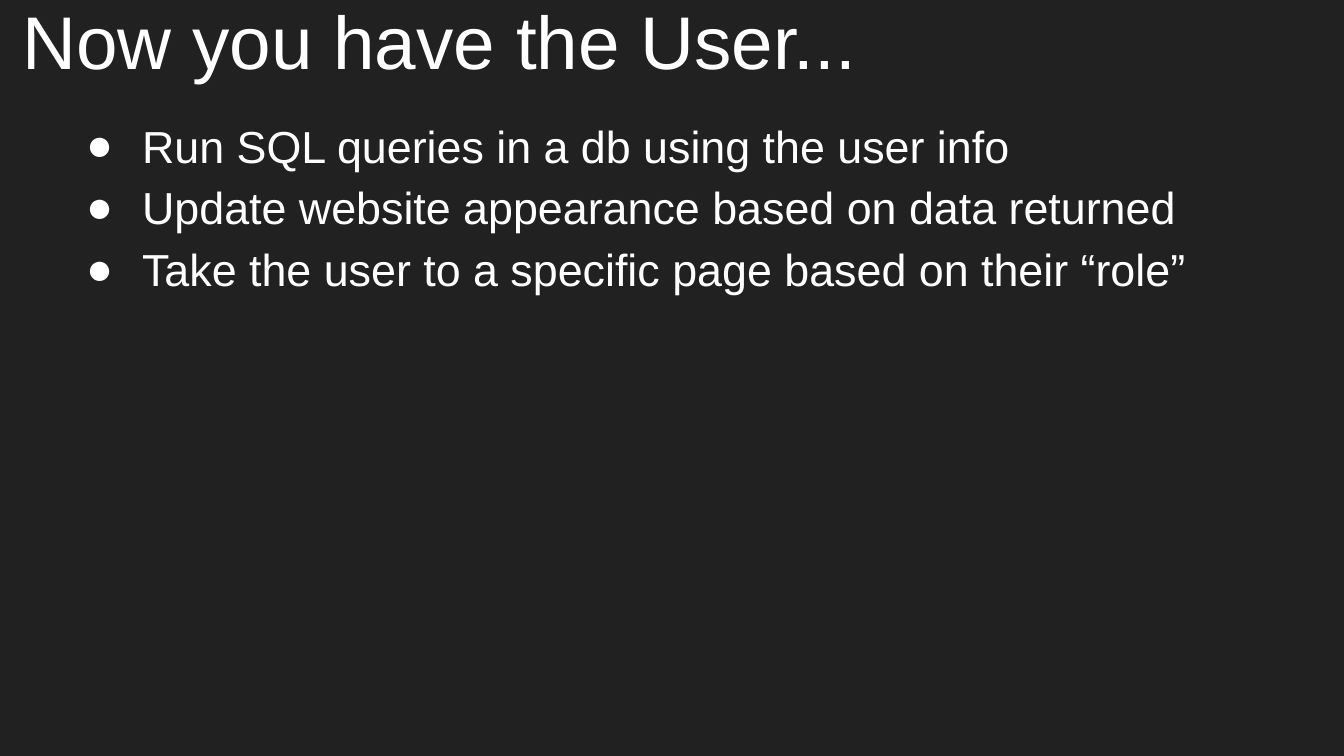
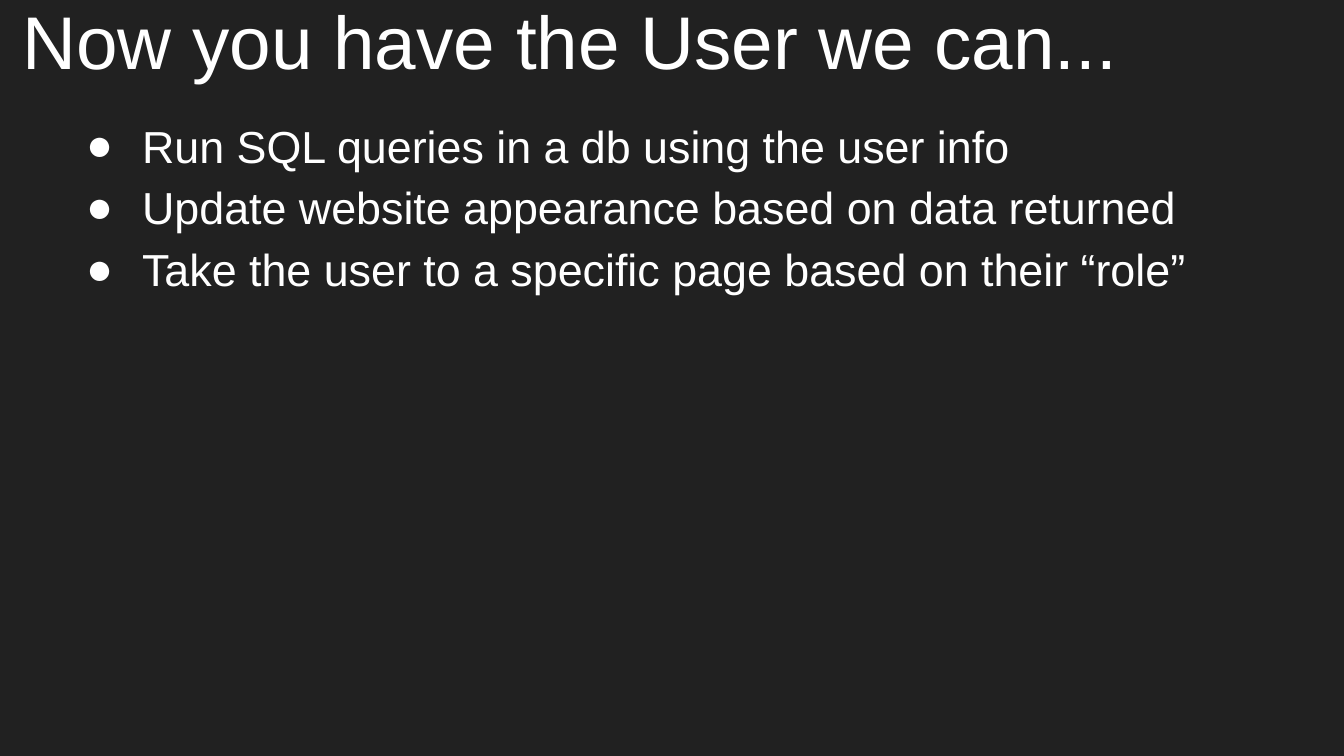
Before and after one commit to aleesham/lc101-unit2, a slide deck: slide 9 of slides/Unit 2 - LC 101 - Class 10.pptx (slide 5 before the commit). Drawn at 1344x756 pixels with LibreOffice and Linux fonts; fonts in the diff are those of the drawing. Boxes give left, top, right and bottom in pixels: in the first picture for what was removed or moved away, otherwise in the second. Text is boxed around its words. In the diff, an @@ line names an element or a change of style, - is before the commit and + after.

```diff
--- a/slides/Unit 2 - LC 101 - Class 10.pptx
+++ b/slides/Unit 2 - LC 101 - Class 10.pptx
@@ title at (23,15,1117,83): text changed @@
-Now you have the User...
+Now you have the User we can...
```
Also in this commit, not shown: 1 other slide changed, 6 slides added, 1 other file.
